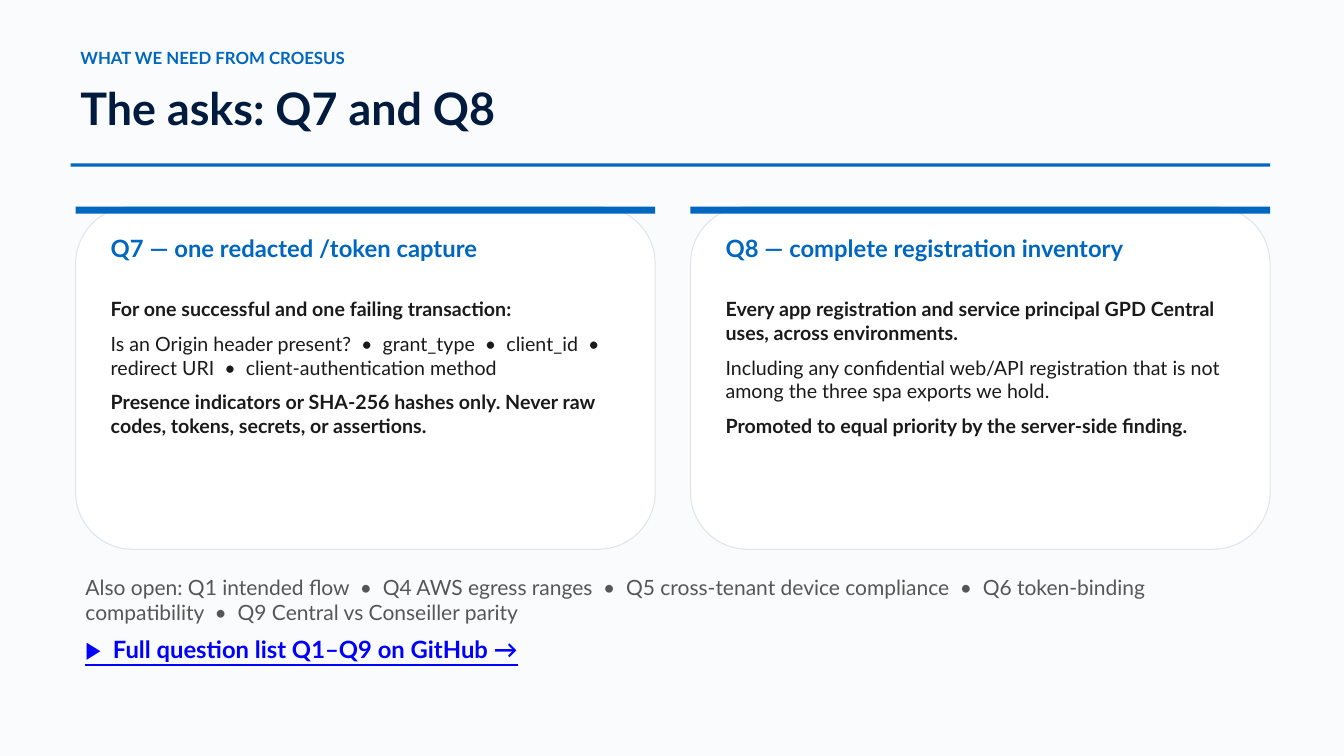
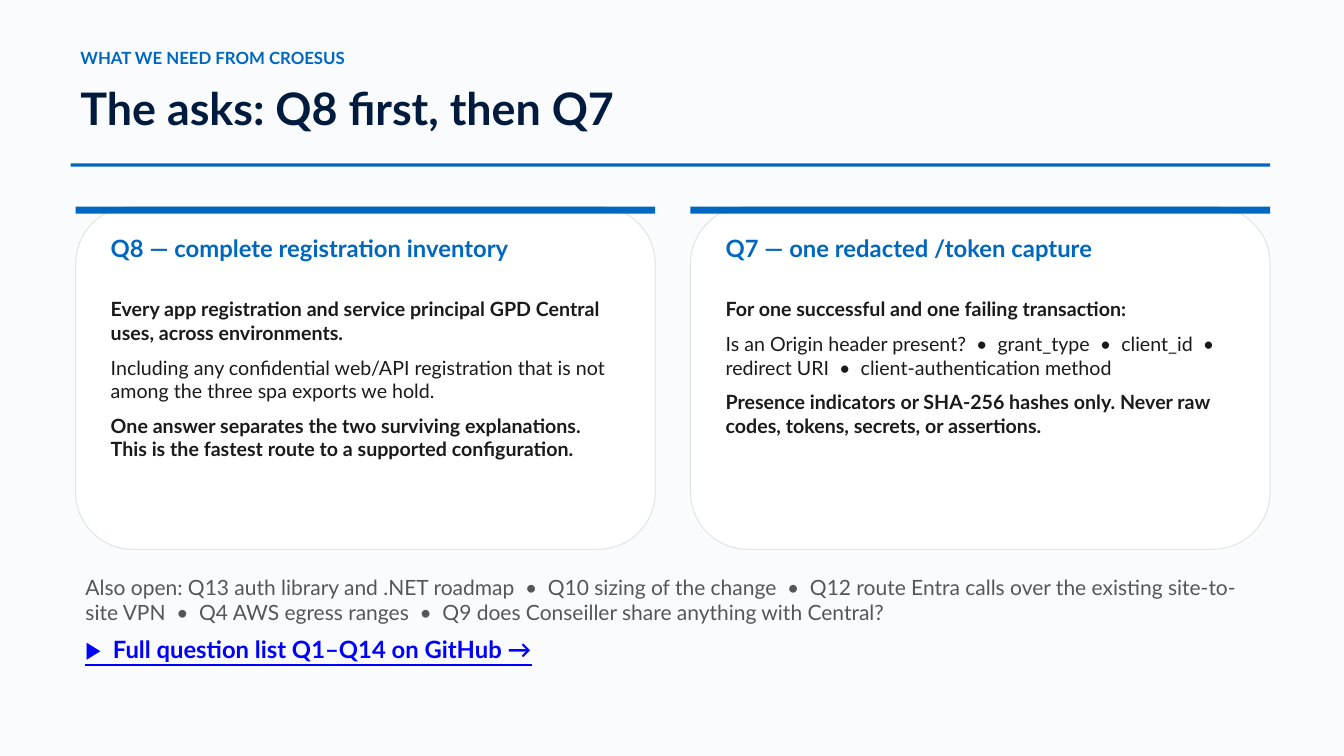
Before and after one commit to devopsabcs-engineering/croesus, a slide deck: slide 10 of docs/deck/croesus-session-deck.pptx. Drawn at 1344x756 pixels with LibreOffice and Linux fonts; fonts in the diff are those of the drawing. Boxes give left, top, right and bottom in pixels: in the first picture for what was removed or moved away, otherwise in the second. Text is boxed around its words. In the diff, an @@ line names an element or a change of style, - is before the commit and + after.

Commit message:
Update evidence narrative and registration shape panel with findings from Croesus session
- Revised the evidence narrative to reflect the updated date and key findings from the three-way session with Croesus, emphasizing the type mismatch in application registration.
- Enhanced the RegistrationShapePanel component to clarify the distinction between `spa` and `web` platform registrations, including new findings and implications for GPD Central.
- Added a new document detailing the findings from the three-way session, outlining the current state, open questions, and potential routes for resolution.

```diff
--- a/docs/deck/croesus-session-deck.pptx
+++ b/docs/deck/croesus-session-deck.pptx
@@ text at (x1=80, y1=91, x2=614, y2=132): text changed @@
-The asks: Q7 and Q8
+The asks: Q8 first, then Q7
@@ text at (x1=111, y1=239, x2=508, y2=262): text changed @@
-Q7 — one redacted /token capture
+Q8 — complete registration inventory
@@ text at (x1=726, y1=239, x2=1092, y2=261): text changed @@
-Q8 — complete registration inventory
+Q7 — one redacted /token capture
@@ text at (x1=111, y1=301, x2=605, y2=460): text changed @@
-For one successful and one failing transaction:
-Is an Origin header present? • grant_type • client_id • redirect URI • client-authentication method
-Presence indicators or SHA-256 hashes only. Never raw codes, tokens, secrets, or assertions.
+Every app registration and service principal GPD Central uses, across environments.
+Including any confidential web/API registration that is not among the three spa exports we hold.
+One answer separates the two surviving explanations. This is the fastest route to a supported configuration.
@@ text at (x1=726, y1=301, x2=1210, y2=436): text changed @@
-Every app registration and service principal GPD Central uses, across environments.
-Including any confidential web/API registration that is not among the three spa exports we hold.
-Promoted to equal priority by the server-side finding.
+For one successful and one failing transaction:
+Is an Origin header present? • grant_type • client_id • redirect URI • client-authentication method
+Presence indicators or SHA-256 hashes only. Never raw codes, tokens, secrets, or assertions.
@@ text at (x1=85, y1=579, x2=1236, y2=624): text changed @@
-Also open: Q1 intended flow • Q4 AWS egress ranges • Q5 cross-tenant device compliance • Q6 token-binding compatibility • Q9 Central vs Conseiller parity
+Also open: Q13 auth library and .NET roadmap • Q10 sizing of the change • Q12 route Entra calls over the existing site-to-site VPN • Q4 AWS egress ranges • Q9 does Conseiller share anything with Central?
@@ text at (x1=113, y1=640, x2=502, y2=662): text changed @@
-▶ Full question list Q1–Q9 on GitHub →
+▶ Full question list Q1–Q14 on GitHub →
```
Also in this commit, not shown: 10 other slides changed, 8 other files.
